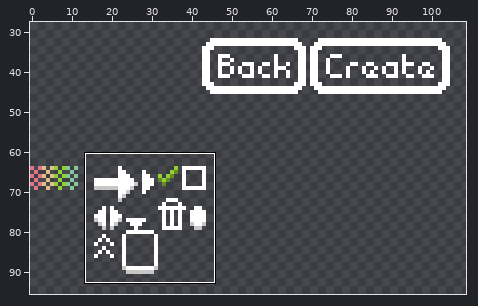
Two versions of one sprite sheet, assets/textures/interface.png. Above: a wide view before the commit, with the close-up outlined.
Close-up. The starting point:
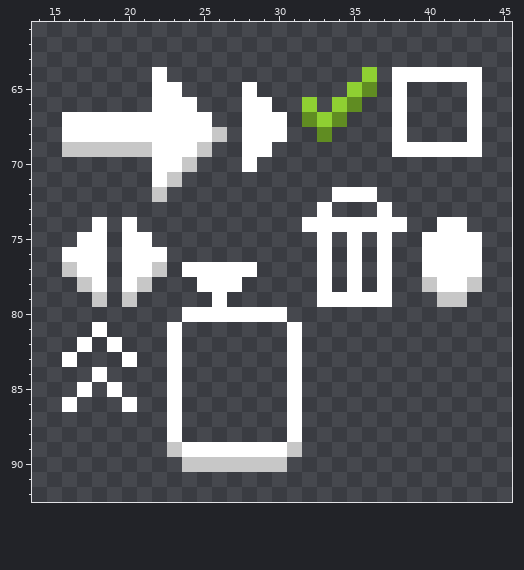
The file is 128x128 pixels. Shown: x 14..45, y 61..92. The wide view leaves out empty margins.
New version:
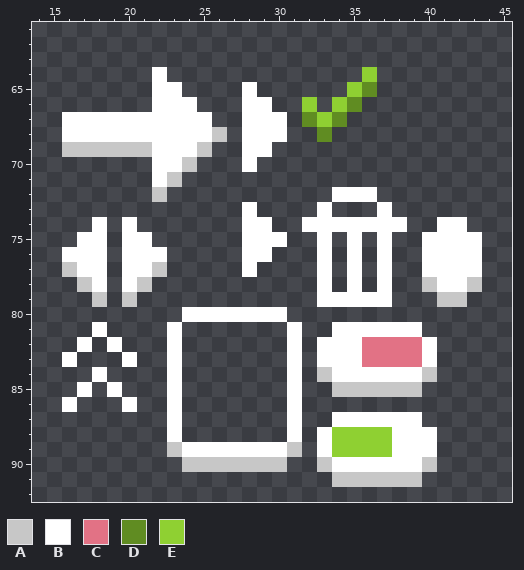
Palette (. is transparent): A #c7c7c7  B #ffffff  C #e27285  D #608c22  E #8fd032
Edits made:
y 64: x 38..43 BBBBBB -> ......
y 65..68: x 38 B -> .; x 43 B -> .
y 69: x 38..43 BBBBBB -> ......
y 73: x 28 . -> B
y 74: x 28..29 .. -> BB
y 75: x 28..30 ... -> BBB
y 76: x 28..29 .. -> BB
y 77: x 24..27 BBBB -> ....
y 78: x 25..27 BBB -> ...
y 79: x 26 B -> .
y 81: x 34..39 ...... -> BBBBBB
y 82..83: x 33..40 ........ -> BBBCCCCB
y 84: x 33..40 ........ -> ABBBBBBA
y 85: x 34..39 ...... -> AAAAAA
y 87: x 34..39 ...... -> BBBBBB
y 88..89: x 33..40 ........ -> BEEEEBBB
y 90: x 33..40 ........ -> ABBBBBBA
y 91: x 34..39 ...... -> AAAAAA
